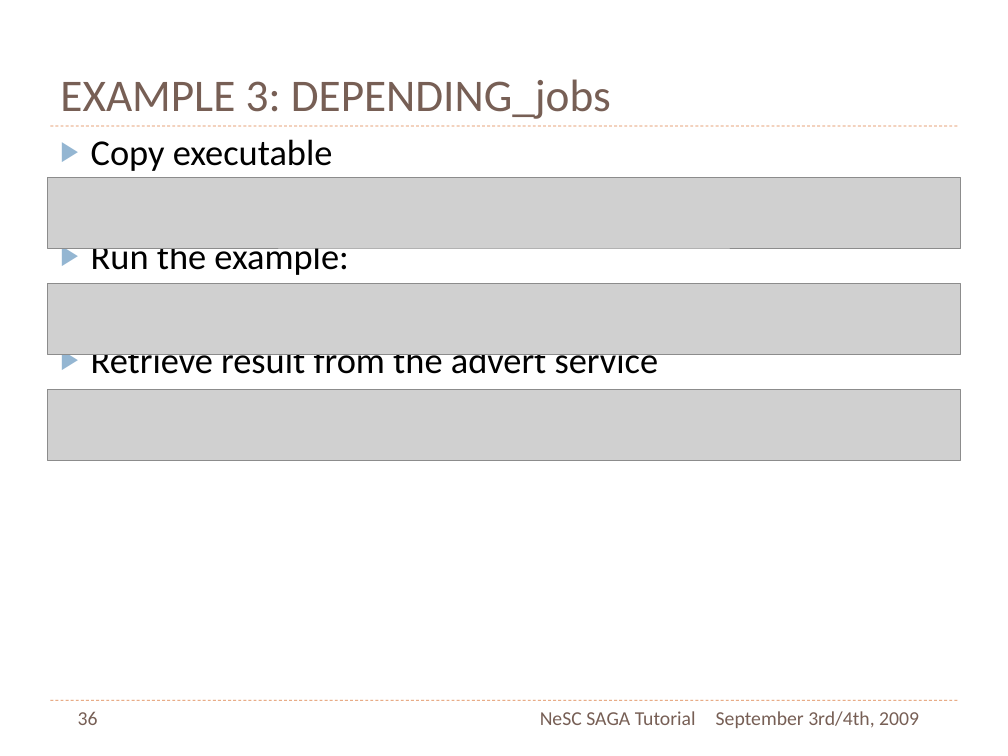
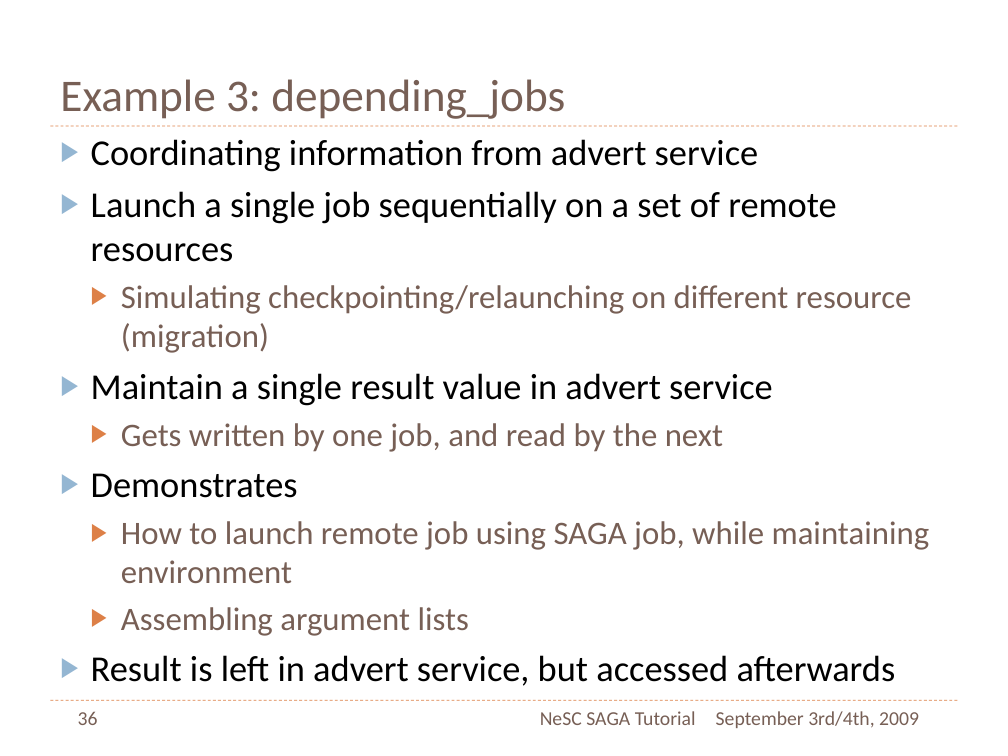
Before and after one commit to saga-project/saga-cpp-legacy-projects, a slide deck: slide 36 of tutorial/NeSC-2009/NeSC09-Practical-PPT.pptx. Drawn at 1008x756 pixels with LibreOffice and Linux fonts; fonts in the diff are those of the drawing; grey boxes stand for pictures. Boxes give left, top, right and bottom in pixels: in the first picture for what was removed or moved away, otherwise in the second. Text is boxed around its words. In the diff, an @@ line names an element or a change of style, - is before the commit and + after.

```diff
--- a/tutorial/NeSC-2009/NeSC09-Practical-PPT.pptx
+++ b/tutorial/NeSC-2009/NeSC09-Practical-PPT.pptx
@@ title at (60, 79, 565, 119): text changed @@
-EXAMPLE 3: DEPENDING_jobs
+Example 3: depending_jobs
@@ text at (91, 139, 930, 686): text changed @@
-▶ Copy executable
-▶ Run the example:
-▶ Retrieve result from the advert service
+▶ Coordinating information from advert service
+▶ Launch a single job sequentially on a set of remote resources
+  ▶ Simulating checkpointing/relaunching on different resource (migration)
+▶ Maintain a single result value in advert service
+  ▶ Gets written by one job, and read by the next
+▶ Demonstrates
+  ▶ How to launch remote job using SAGA job, while maintaining environment
+  ▶ Assembling argument lists
+▶ Result is left in advert service, but accessed afterwards
@@ picture removed at (47, 177, 961, 248) @@
@@ picture removed at (47, 284, 961, 354) @@
@@ picture removed at (47, 390, 961, 461) @@
```
Also in this commit, not shown: 2 other slides changed, 3 slides added, 2 slides removed, 2 other files.
